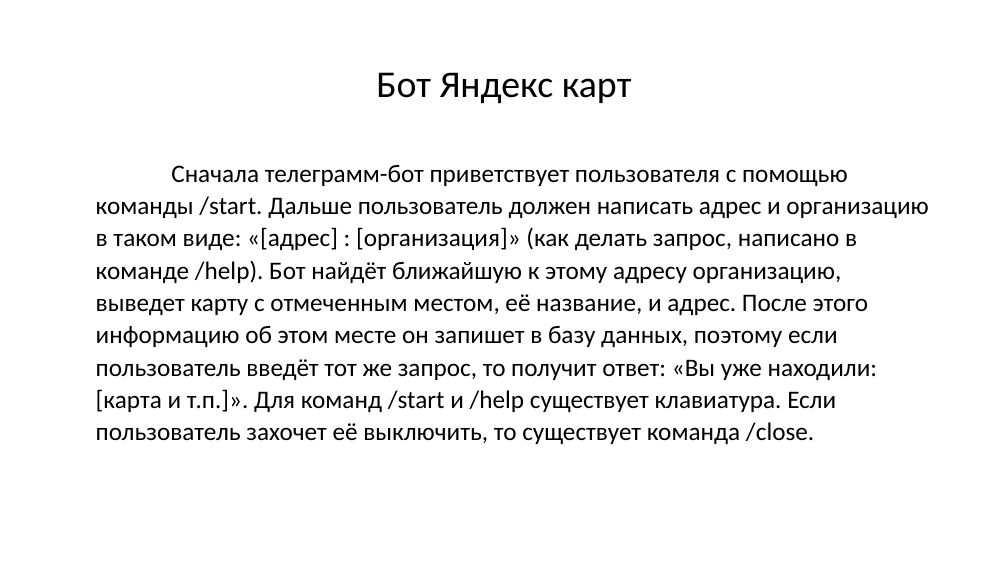
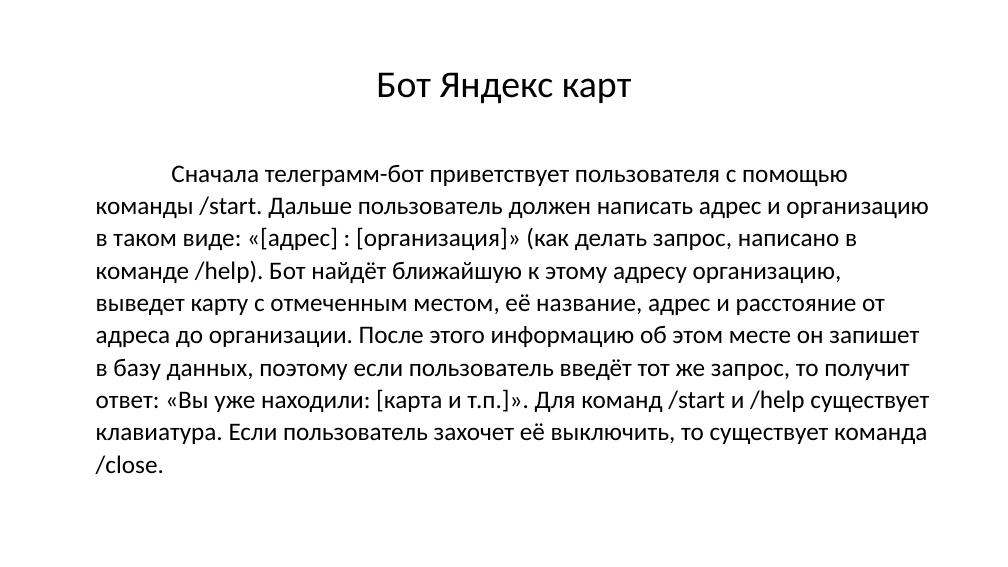
Before and after one commit to LeonKorolev2304/telegram_bot_geo, a slide deck: slide 3 of Презентация.pptx. Drawn at 1008x567 pixels with LibreOffice and Linux fonts; fonts in the diff are those of the drawing. Boxes give left, top, right and bottom in pixels: in the first picture for what was removed or moved away, otherwise in the second. Text is boxed around its words. In the diff, an @@ line names an element or a change of style, - is before the commit and + after.

```diff
--- a/Презентация.pptx
+++ b/Презентация.pptx
@@ text at <box>96,165,929,474</box>: text changed @@
-Сначала телеграмм-бот приветствует пользователя с помощью команды /start. Дальше пользователь должен написать адрес и организацию в таком виде: «[адрес] : [организация]» (как делать запрос, написано в команде /help). Бот найдёт ближайшую к этому адресу организацию, выведет карту с отмеченным местом, её название, и адрес. После этого информацию об этом месте он запишет в базу данных, поэтому если пользователь введёт тот же запрос, то получит ответ: «Вы уже находили: [карта и т.п.]». Для команд /start и /help существует клавиатура. Если пользователь захочет её выключить, то существует команда /close.
+Сначала телеграмм-бот приветствует пользователя с помощью команды /start. Дальше пользователь должен написать адрес и организацию в таком виде: «[адрес] : [организация]» (как делать запрос, написано в команде /help). Бот найдёт ближайшую к этому адресу организацию, выведет карту с отмеченным местом, её название, адрес и расстояние от адреса до организации. После этого информацию об этом месте он запишет в базу данных, поэтому если пользователь введёт тот же запрос, то получит ответ: «Вы уже находили: [карта и т.п.]». Для команд /start и /help существует клавиатура. Если пользователь захочет её выключить, то существует команда /close.
```
Also in this commit, not shown: 4 other files.
